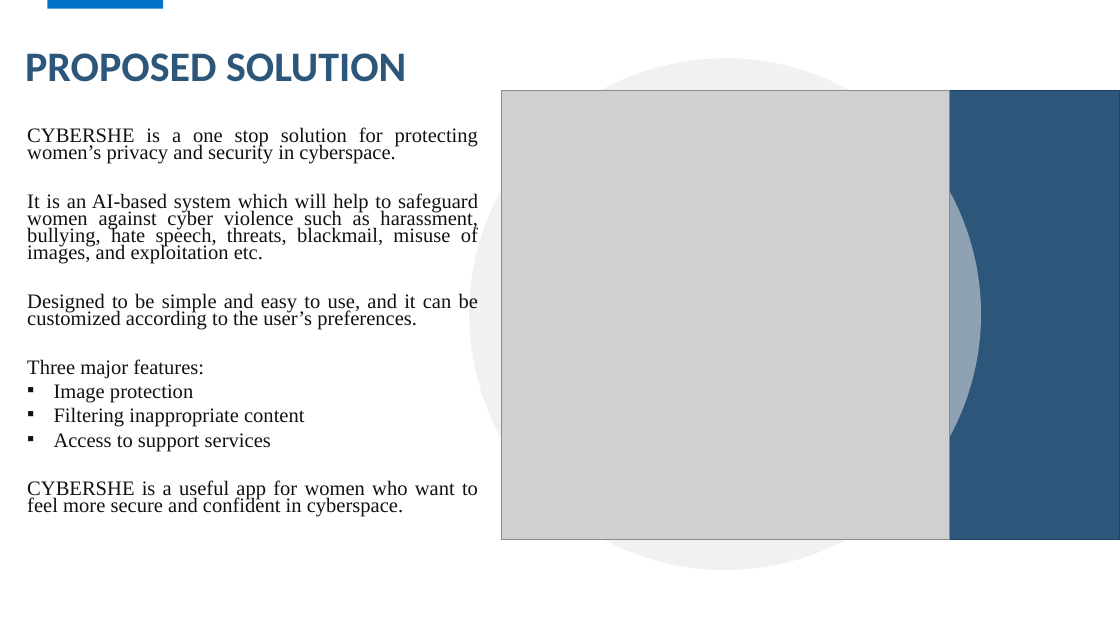
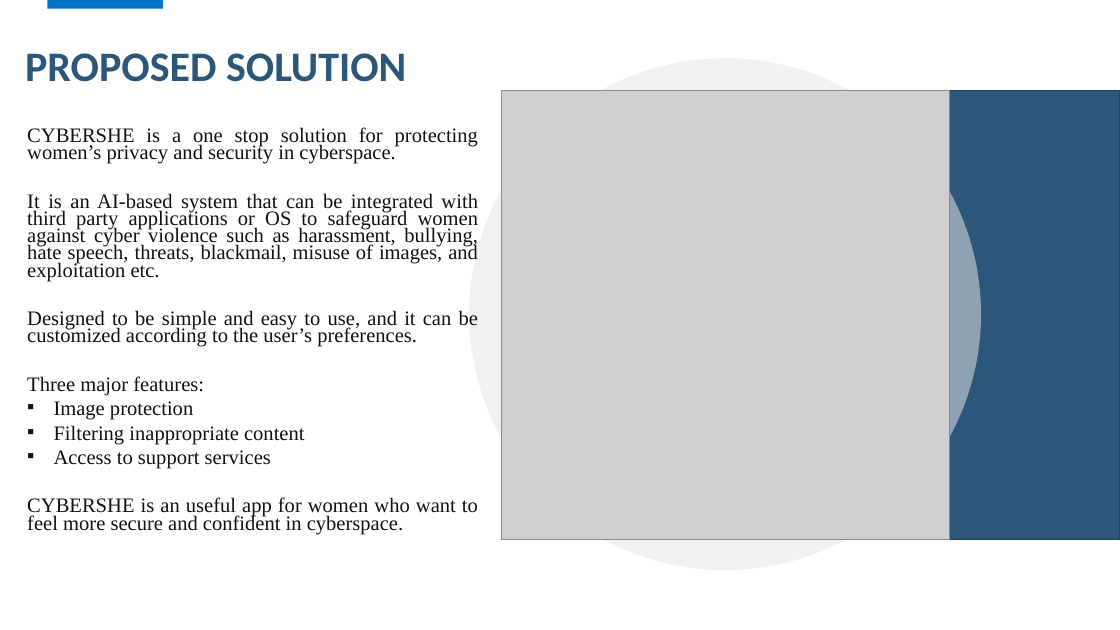
Before and after one commit to RinitaSarkar/CyberSHE, a slide deck: slide 4 of Hack For SAFE.pptx. Drawn at 1120x630 pixels with LibreOffice and Linux fonts; fonts in the diff are those of the drawing; grey boxes stand for pictures. Boxes give left, top, right and bottom in pixels: in the first picture for what was removed or moved away, otherwise in the second. Text is boxed around its words. In the diff, an @@ line names an element or a change of style, - is before the commit and + after.

```diff
--- a/Hack For SAFE.pptx
+++ b/Hack For SAFE.pptx
@@ text at (27,193,479,282): text changed @@
-It is an AI-based system which will help to safeguard women against cyber violence such as harassment, bullying, hate speech, threats, blackmail, misuse of images, and exploitation etc.
+It is an AI-based system that can be integrated with third party applications or OS to safeguard women against cyber violence such as harassment, bullying, hate speech, threats, blackmail, misuse of images, and exploitation etc.
@@ text at (27,497,478,535): text changed @@
-CYBERSHE is a useful app for women who want to feel more secure and confident in cyberspace.
+CYBERSHE is an useful app for women who want to feel more secure and confident in cyberspace.
```
Also in this commit, not shown: 2 other slides changed, 1 slide added, 3 other files.
